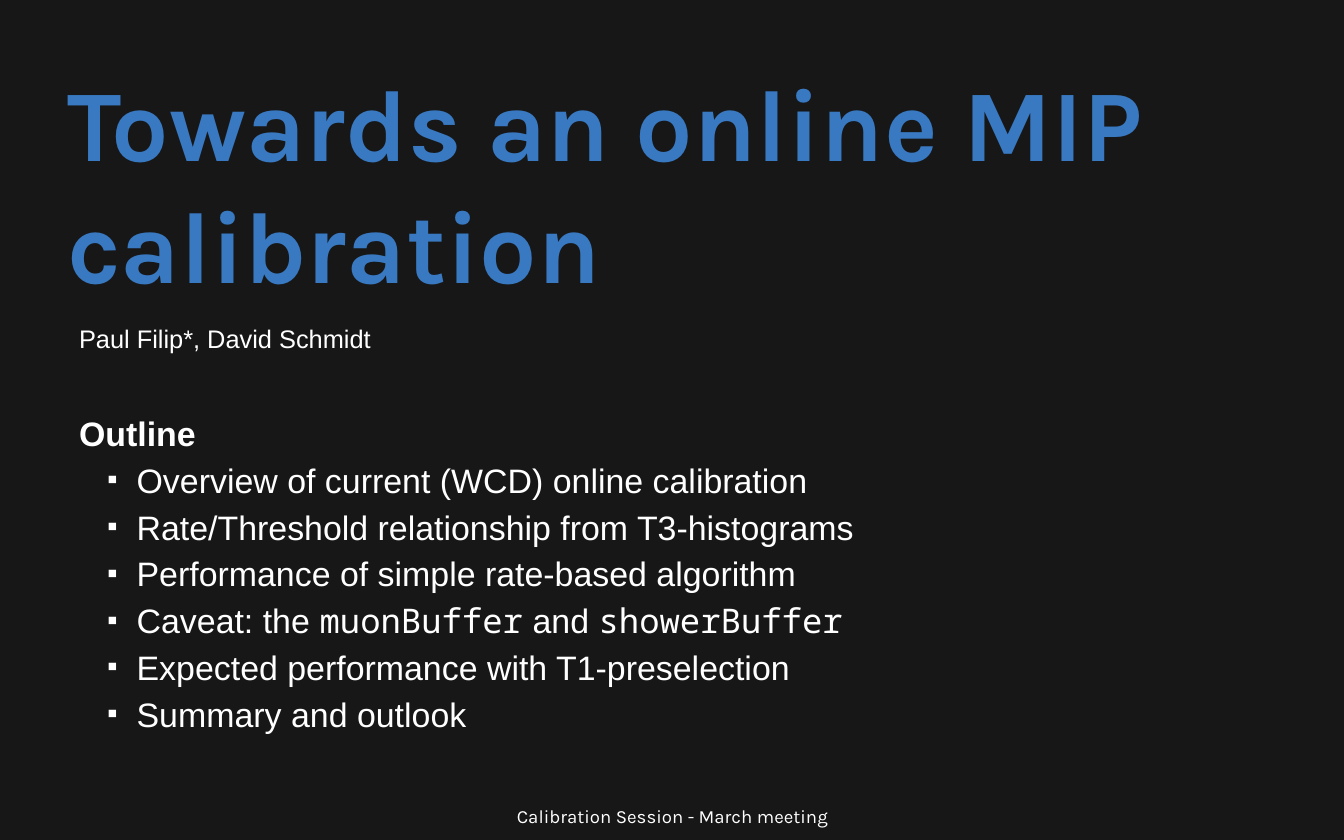
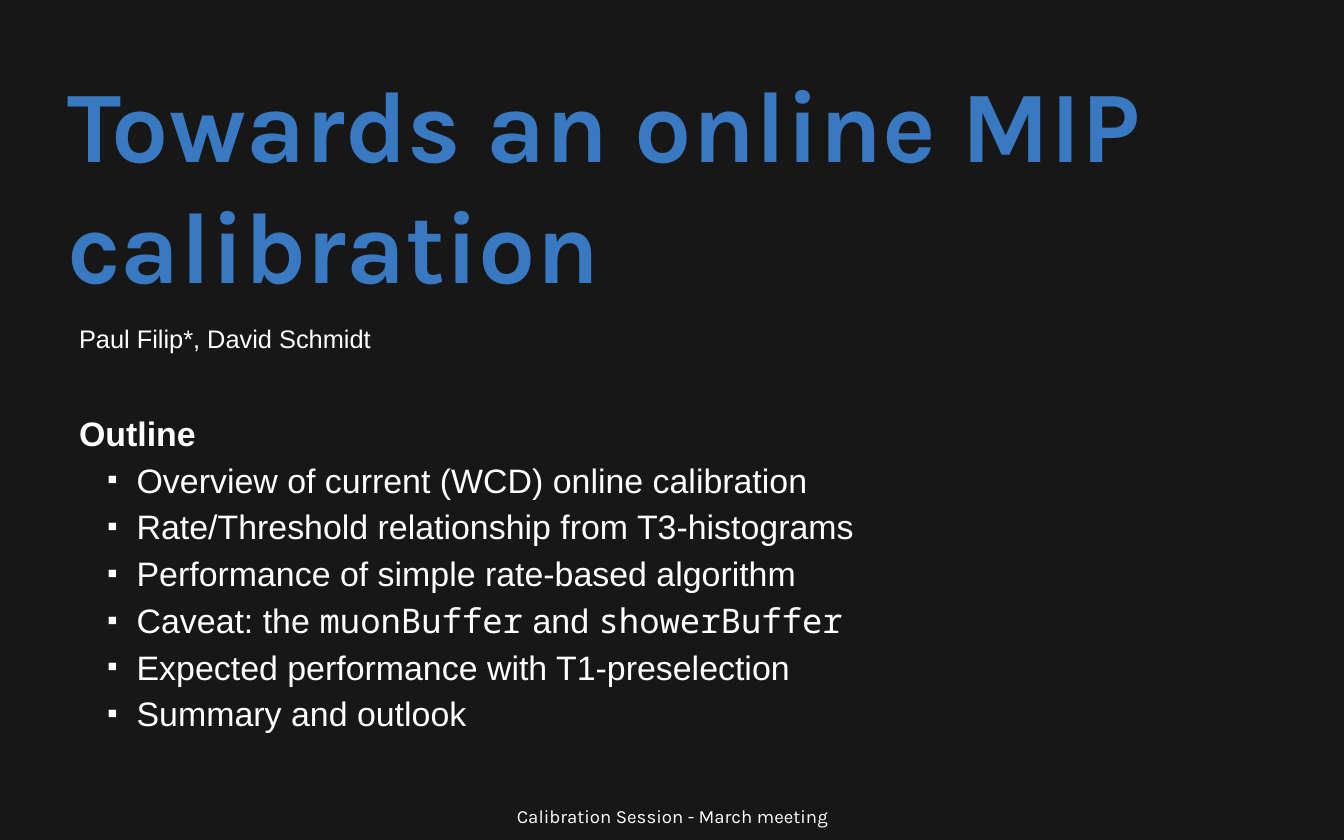
Before and after one commit to Quizznor/phd-thesis, a slide deck: slide 1 of Outreach/malargue_apr_2024/mip_online_calibration/calibration_session_2024_04_15_filip_mip.odp. Drawn at 1344x840 pixels with LibreOffice and Linux fonts; fonts in the diff are those of the drawing. Boxes give left, top, right and bottom in pixels: in the first picture for what was removed or moved away, otherwise in the second. Text is boxed around its words. In the diff, an @@ line names an element or a change of style, - is before the commit and + after.

Commit message:
work on mip talk

```diff
--- a/Outreach/malargue_apr_2024/mip_online_calibration/calibration_session_2024_04_15_filip_mip.odp
+++ b/Outreach/malargue_apr_2024/mip_online_calibration/calibration_session_2024_04_15_filip_mip.odp
@@ title "Towards an online MIP calibration" at (67,90,1140,285): size 60 to 59.9 pt @@
```
Also in this commit, not shown: 1 other slide changed, 5 slides added, 5 other files.
